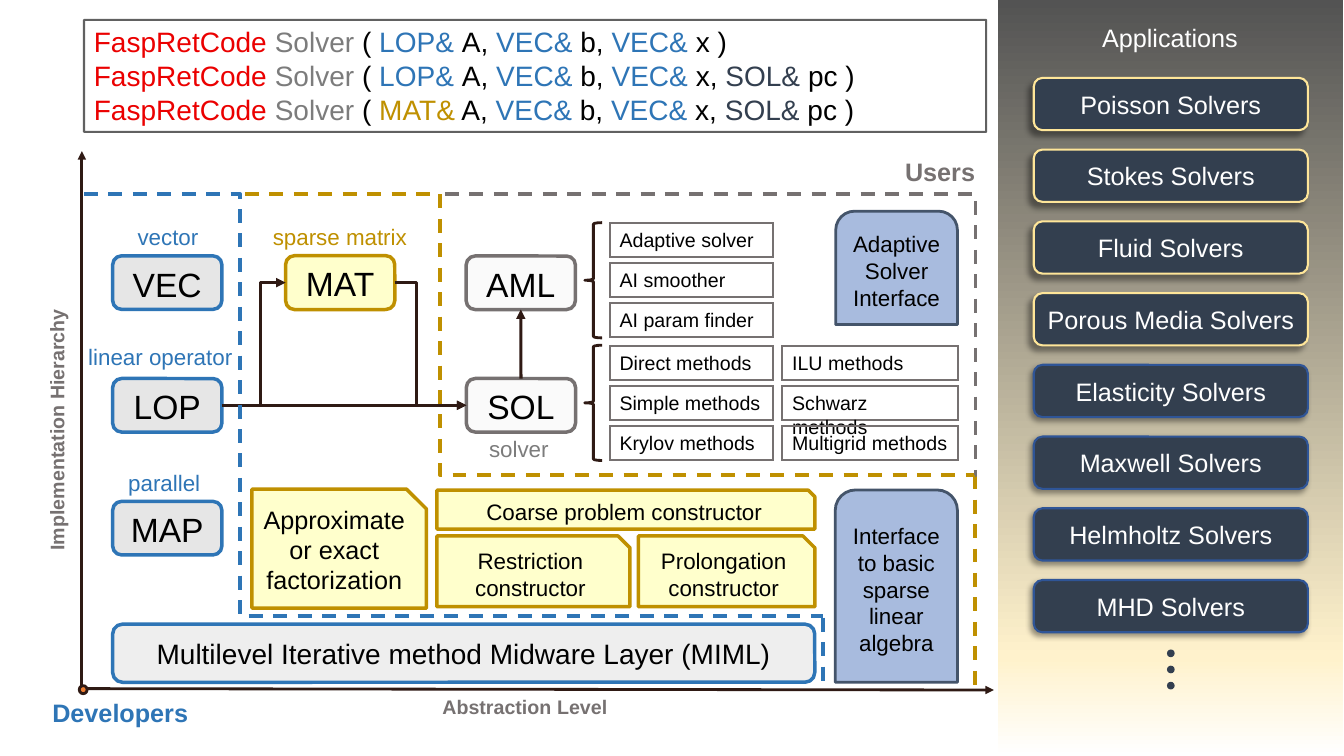
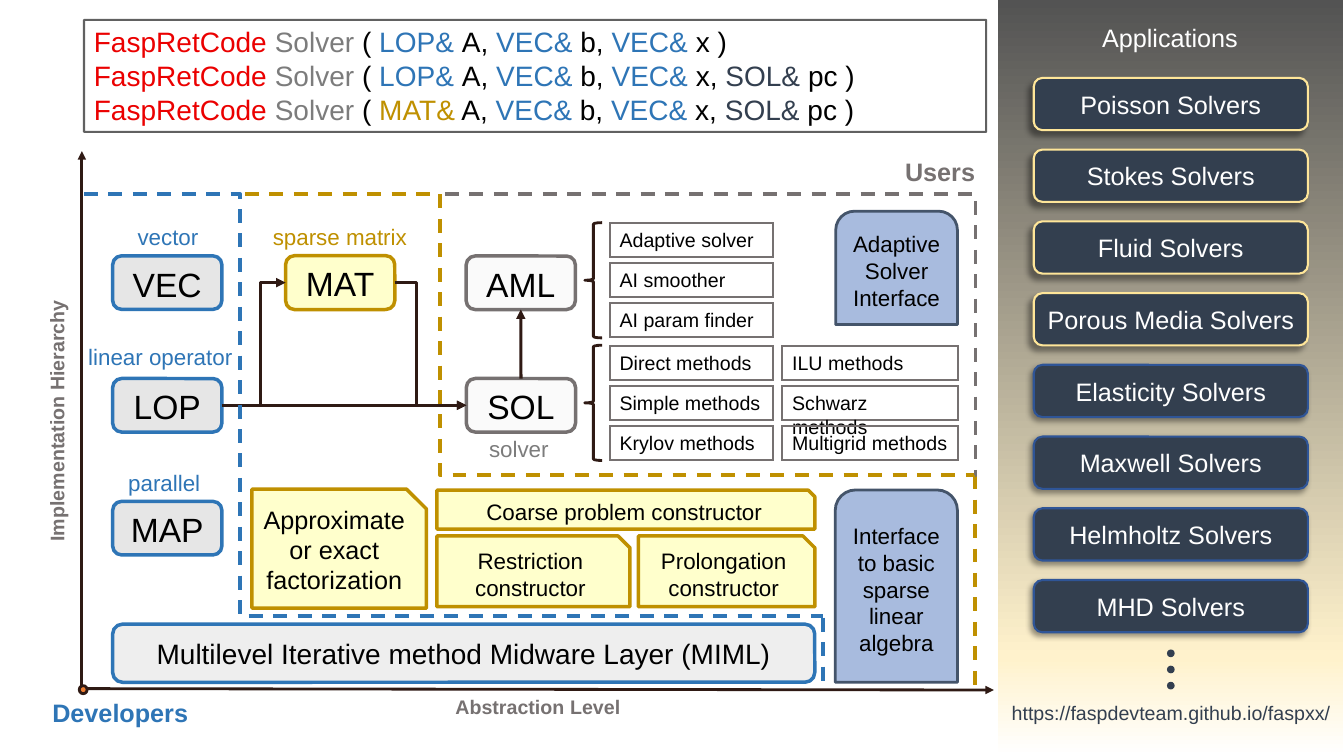
Before and after one commit to FaspDevTeam/faspxx, a slide deck: slide 1 of manual/FaspxxFramework.pptx. Drawn at 1344x756 pixels with LibreOffice and Linux fonts; fonts in the diff are those of the drawing; grey boxes stand for pictures. Boxes give left, top, right and bottom in pixels: in the first picture for what was removed or moved away, otherwise in the second. Text is boxed around its words. In the diff, an @@ line names an element or a change of style, - is before the commit and + after.

Commit message:
Add web address for faspxx

```diff
--- a/manual/FaspxxFramework.pptx
+++ b/manual/FaspxxFramework.pptx
@@ text "Implementation Hierarchy": place and size @@
-text "Implementation Hierarchy" at (47,318,69,544)
+text "Implementation Hierarchy" at (47,309,69,535)
@@ text "Abstraction Level": place and size @@
-text "Abstraction Level" at (442,700,607,714)
+text "Abstraction Level" at (455,700,620,714)
@@ text added at (1012,705,1330,724), 14 pt, text #333F50 @@
+https://faspdevteam.github.io/faspxx/
```
Also in this commit, not shown: 1 other file.
